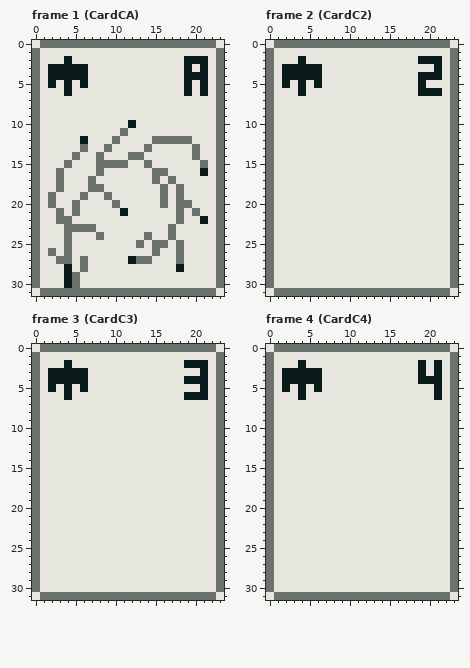
Pixel-art file: assets/atlas/card.aseprite. This is how it looked before the edit.
24x32 pixels, 61 frames. Shown: frame 1 (CardCA), frame 2 (CardC2), frame 3 (CardC3), frame 4 (CardC4). The commit also changed other frames, which this record leaves out.
New version:
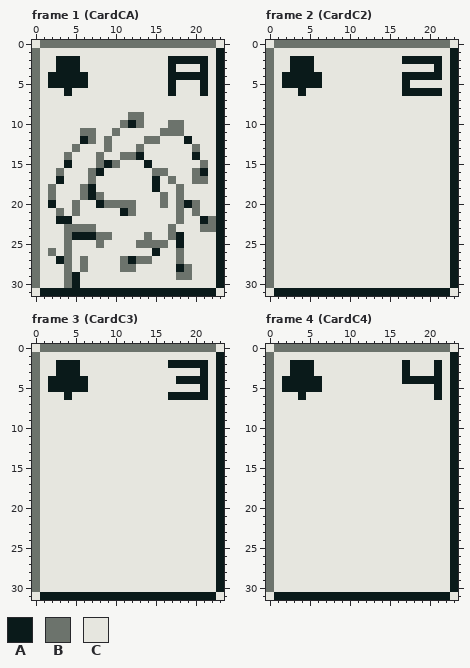
Palette (. is transparent): A #0a1a1a  B #6c736c  C #e6e6df
The author wrote: Make ranks wide and revise clubs
The exact change:
Changed rows in their new state; - is an unchanged pixel.
Frame 1 (CardCA):
first column x 1:
 1 ----------------------A
 2 --A-A-----------AA----A
 3 -C---C----------A-C---A
 4 ----------------AA----A
 5 --A-A-----------A-C---A
 6 ----------------A-C---A
 7 ----------------------A
 8 ----------------------A
 9 -----------BB---------A
10 ----------B-B---BB----A
11 -----BB--BC----BBB----A
12 ------B-BC---B-CCCA---A
13 ----BC------BC--------A
14 ---BC-----B-A------A--A
15 ---A----A-C--A--------A
16 ------BA-----------B--A
17 --A-----------A----BB-A
18 -BC--BAC------AC------A
19 ------ABC-------------A
20 -A-----AB-BB------AB--A
21 -----------B----------A
22 --AA-----------------BA
23 --------------------BBA
24 ----AAA-B--------A----A
25 -------B-----B---A----A
26 --------------A-------A
27 --A-------B-----------A
28 ---B------BB------B---A
29 ---BA------------BB---A
30 ---BA-----------------A
31 AAAAAAAAAAAAAAAAAAAAAA-
Frame 2 (CardC2), layers "rank", "suit", "card":
first column x 1:
 1 ----------------------A
 2 --A-A-----------AA----A
 3 -C---C----------------A
 4 ----------------AA----A
 5 --A-A-----------A-C---A
 6 ----------------AA----A
 7 ----------------------A
 8 ----------------------A
 9 ----------------------A
10 ----------------------A
11 ----------------------A
12 ----------------------A
13 ----------------------A
14 ----------------------A
15 ----------------------A
16 ----------------------A
17 ----------------------A
18 ----------------------A
19 ----------------------A
20 ----------------------A
21 ----------------------A
22 ----------------------A
23 ----------------------A
24 ----------------------A
25 ----------------------A
26 ----------------------A
27 ----------------------A
28 ----------------------A
29 ----------------------A
30 ----------------------A
31 AAAAAAAAAAAAAAAAAAAAAA-
Frame 3 (CardC3), layers "rank", "suit", "card":
first column x 1:
 1 ----------------------A
 2 --A-A-----------AA----A
 3 -C---C----------------A
 4 -----------------A----A
 5 --A-A-----------------A
 6 ----------------AA----A
 7 ----------------------A
 8 ----------------------A
 9 ----------------------A
10 ----------------------A
11 ----------------------A
12 ----------------------A
13 ----------------------A
14 ----------------------A
15 ----------------------A
16 ----------------------A
17 ----------------------A
18 ----------------------A
19 ----------------------A
20 ----------------------A
21 ----------------------A
22 ----------------------A
23 ----------------------A
24 ----------------------A
25 ----------------------A
26 ----------------------A
27 ----------------------A
28 ----------------------A
29 ----------------------A
30 ----------------------A
31 AAAAAAAAAAAAAAAAAAAAAA-
Frame 4 (CardC4), layers "rank", "suit", "card":
first column x 1:
 1 ----------------------A
 2 --A-A-----------A-C---A
 3 -C---C----------A-C---A
 4 ----------------AA----A
 5 --A-A-----------------A
 6 ----------------------A
 7 ----------------------A
 8 ----------------------A
 9 ----------------------A
10 ----------------------A
11 ----------------------A
12 ----------------------A
13 ----------------------A
14 ----------------------A
15 ----------------------A
16 ----------------------A
17 ----------------------A
18 ----------------------A
19 ----------------------A
20 ----------------------A
21 ----------------------A
22 ----------------------A
23 ----------------------A
24 ----------------------A
25 ----------------------A
26 ----------------------A
27 ----------------------A
28 ----------------------A
29 ----------------------A
30 ----------------------A
31 AAAAAAAAAAAAAAAAAAAAAA-
Where, in picture pixels (left, top, right, bottom), the same in both pictures:
changed: (40, 48, 224, 296)
changed: (274, 48, 458, 296)
changed: (40, 352, 224, 600)
changed: (274, 352, 458, 600)
